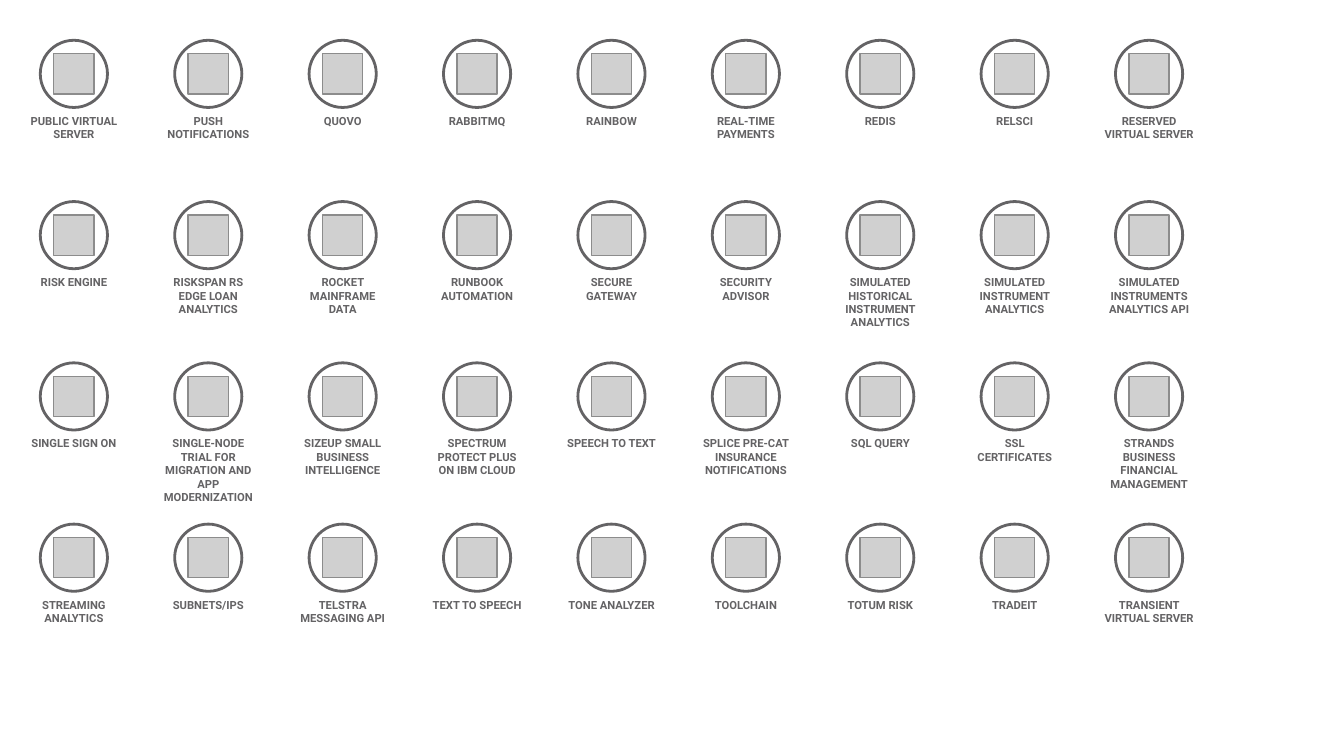
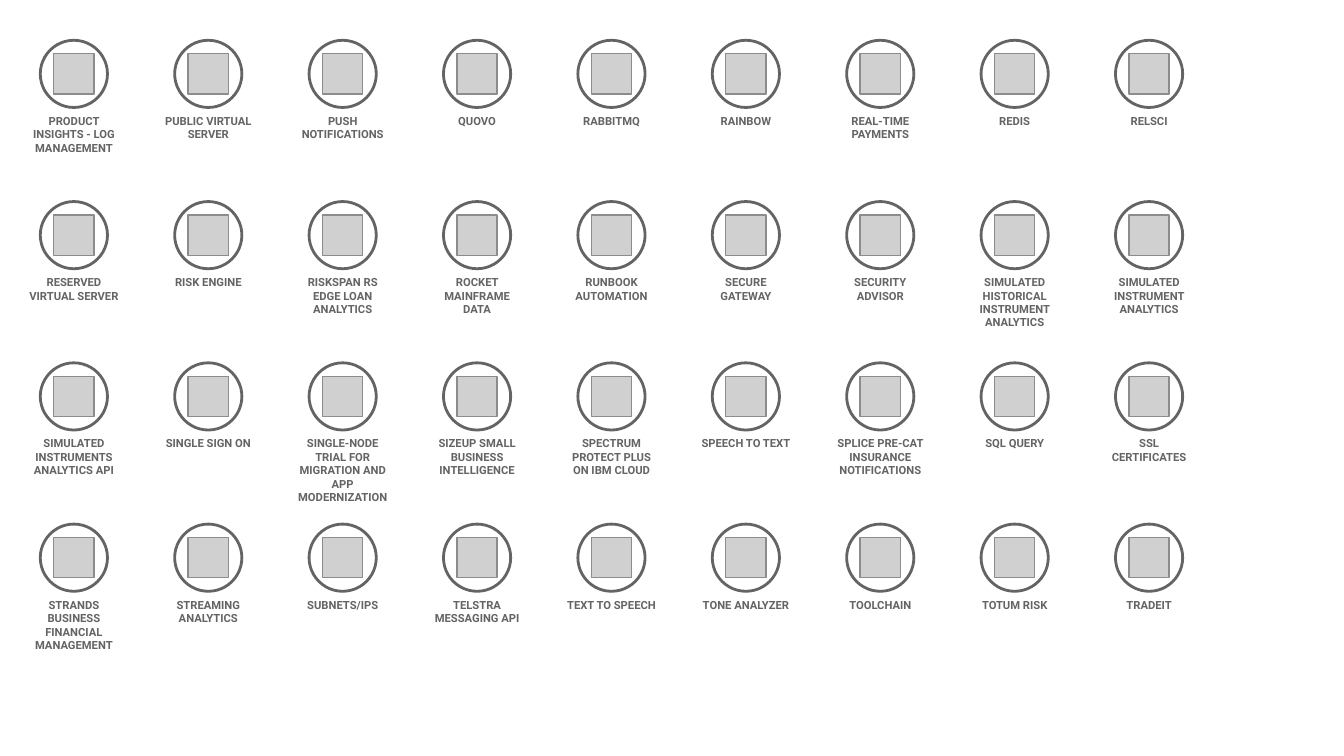
Before and after one commit to l2fprod/myarchitecture, a slide deck: slide 8 of mycatalog-architecture-diagram-template.pptx. Drawn at 1344x756 pixels with LibreOffice and Linux fonts; fonts in the diff are those of the drawing; grey boxes stand for pictures. Boxes give left, top, right and bottom in pixels: in the first picture for what was removed or moved away, otherwise in the second. Text is boxed around its words. In the diff, an @@ line names an element or a change of style, - is before the commit and + after.

```diff
--- a/mycatalog-architecture-diagram-template.pptx
+++ b/mycatalog-architecture-diagram-template.pptx
@@ text added at (x1=33, y1=117, x2=115, y2=152), 6 pt, text #646365, bold @@
+PRODUCT INSIGHTS - LOG MANAGEMENT
@@ text "RESERVED VIRTUAL SERVER" moved from (x1=1105, y1=117, x2=1194, y2=138) to (x1=29, y1=278, x2=118, y2=300) @@
@@ text removed at (x1=845, y1=278, x2=915, y2=326) @@
-SIMULATED HISTORICAL INSTRUMENT ANALYTICS
@@ text at (x1=980, y1=278, x2=1050, y2=326): text changed @@
-SIMULATED INSTRUMENT ANALYTICS
+SIMULATED HISTORICAL INSTRUMENT ANALYTICS
@@ text at (x1=1114, y1=278, x2=1184, y2=313): text changed @@
-SIMULATED INSTRUMENTS ANALYTICS API
+SIMULATED INSTRUMENT ANALYTICS
@@ text added at (x1=34, y1=439, x2=114, y2=474), 6 pt, text #646365, bold @@
+SIMULATED INSTRUMENTS ANALYTICS API
@@ text "STRANDS BUSINESS FINANCIAL MANAGEMENT" moved from (x1=1110, y1=439, x2=1188, y2=488) to (x1=35, y1=601, x2=113, y2=649) @@
@@ 30 texts moved together from (x1=31, y1=117, x2=1051, y2=622) to (x1=165, y1=117, x2=1186, y2=622) @@
@@ text removed at (x1=1105, y1=601, x2=1194, y2=622) @@
-TRANSIENT VIRTUAL SERVER
```
Also in this commit, not shown: 17 other slides changed, 1 slide added.
